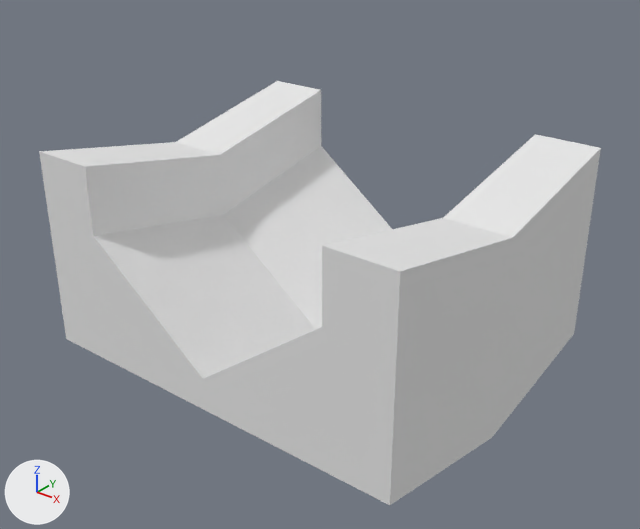
What one commit did to the Blender file Assets/Entities/Lanes/Hole.blend.
The view is the same before and after, from a camera (50 mm lens) standing at (14.73, -13.49, 12.9) and looking at (0.22, 4.65, 1.65). Lighting does not change. The marker at lower left points along +X, +Y and +Z.
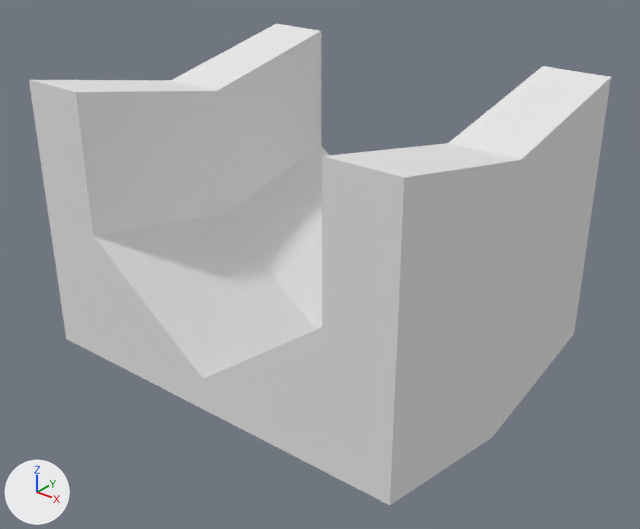
Scene script edits in JSON lines:
```json
{"block": "me_cube", "where": "me_cube.from_pydata(...)  # 24 vertices, 22 faces; spans x 0.0..6.0, y 0.0..10.0, z -2.0..5.0"}
{"block": "me_cube", "where": "# used by ob_cube; location = (0.0, 0.0, 0.0)"}
{"block": "me_cube", "where": "# before: 18 (6.0, 5.0, 4.0) at pixel (513, 237), 19 (6.0, 0.0, 5.0) at pixel (400, 271), 20 (4.0, 0.0, 5.0) at pixel (322, 245), 21 (4.0, 5.0, 4.0) at pixel (443, 217), 22 (6.0, 10.0, 5.0) at pixel (600, 147)"}
{"block": "me_cube", "where": "# before: 23 (4.0, 10.0, 5.0) at pixel (535, 134)"}
{"block": "me_cube", "change": "me_cube part 1"}
{"op": "add", "block": "me_cube", "code": "for i in [*range(18, 24)]: me_cube.vertices[i].co += Vector((0.0, 0.0, 2.0))"}
```

Location of each change, [x1, y1, x2, y2] in pixels of the pictures (640 x 529 px; the box of a moved part takes in the faces that stretch with it):
```json
{"object": "Cube", "change": "reshaped", "before": [39, 81, 601, 505], "after": [29, 24, 611, 505], "on screen": "13% taller"}
{"part": 1, "of": "me_cube", "change": "moved or reshaped", "before": [39, 81, 601, 357], "after": [29, 24, 611, 357]}
```
